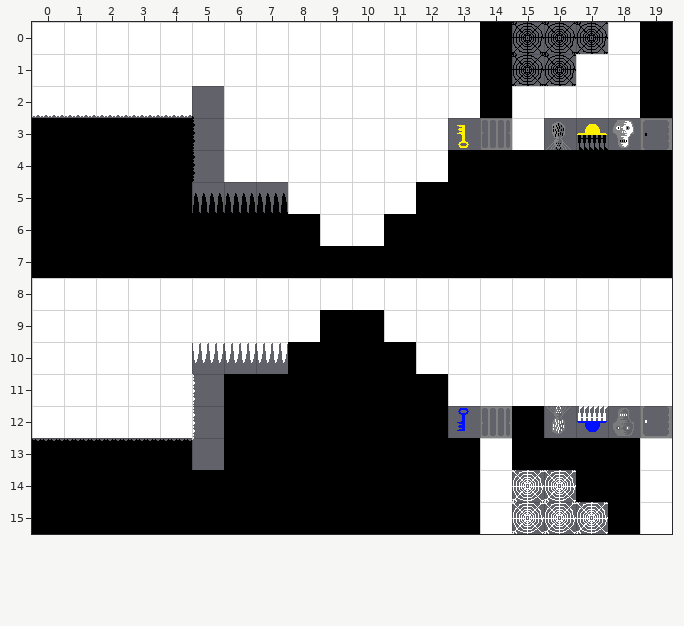
Level history. Tiled map: data/map/level1.tmx. That is the earlier state.
Cells are 32x32 px. Shown: x 0..19, y 0..15. Tiles whose own drawing changed are shown in their newer look in all pictures.
The same view after the edit:
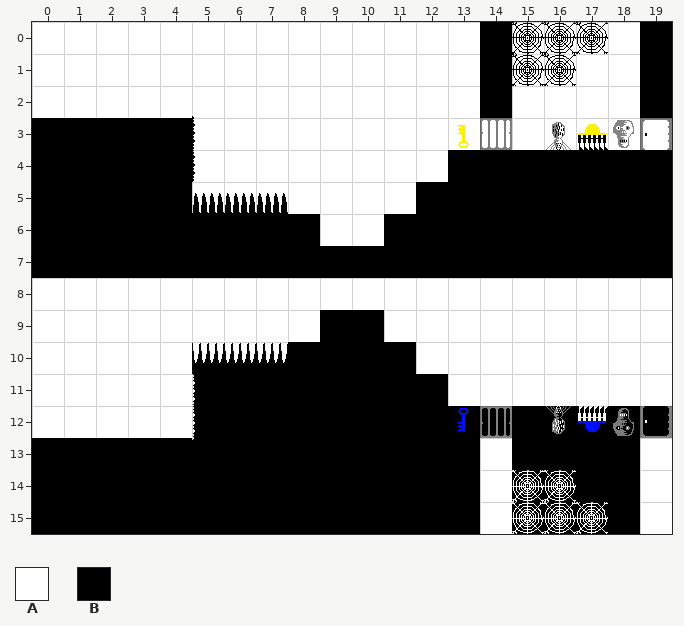
Key: from "tiles": A 1, B 41.
_ is an empty cell.
Tiles of an added or newly shown layer are drawn over the layers below it.
Changes in this commit:
Changed rows in their new state; . is an unchanged cell.
Layer "Ultra Background" (added):
first column x 0:
 0 ...............AAA..
 1 ...............AA...
 2 AAAAAA..............
 3 .....A.......AA.AAAA
 4 .....A..............
 5 .....AAA............
first column x 0:
10 .....BBB............
11 .....B..............
12 .....B.......BB.BBBB
13 BBBBBB..............
14 ...............BB...
15 ...............BBB..
Boxes around the changes in both pictures, in picture pixels (x1, y1, x2, y2):
added: (512, 22, 608, 86)
added: (32, 86, 288, 213)
added: (448, 118, 510, 150)
added: (544, 118, 669, 150)
added: (32, 343, 288, 470)
added: (448, 406, 510, 438)
added: (544, 406, 669, 438)
added: (512, 470, 608, 534)
